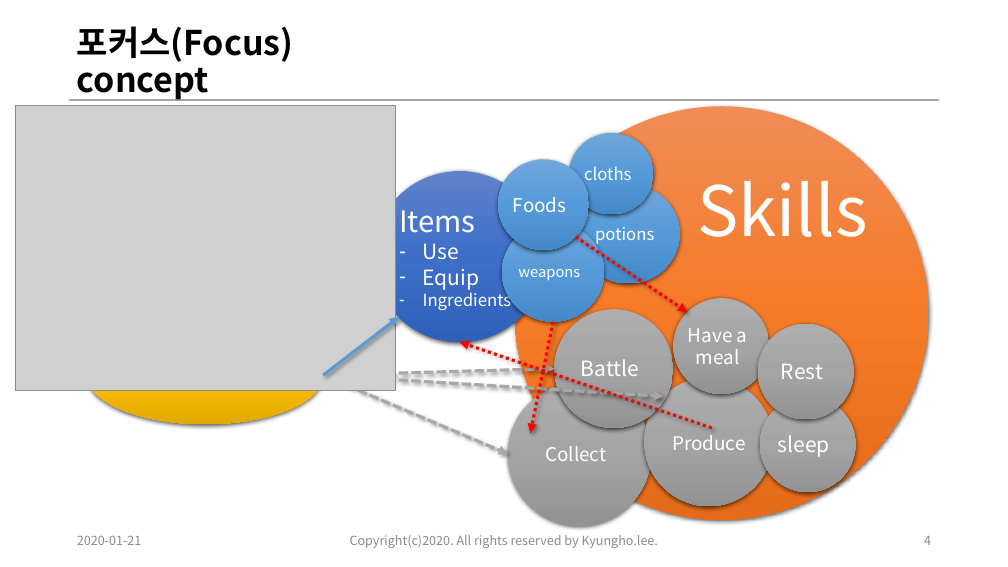
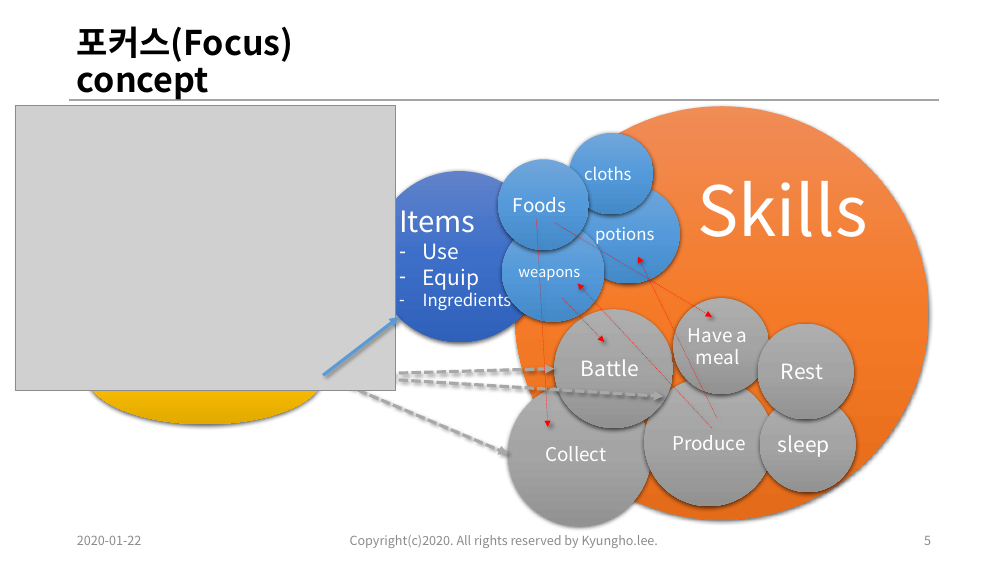
Before and after one commit to kyungho-lee/Multicampus_training, a slide deck: slide 5 of 02.시스템기획/04.skill/[실습_09]20200121_system_design_skill_review_이경호_ver0.1.pptx (slide 4 before the commit). Drawn at 1008x567 pixels with LibreOffice and Linux fonts; fonts in the diff are those of the drawing; grey boxes stand for pictures. Boxes give left, top, right and bottom in pixels: in the first picture for what was removed or moved away, otherwise in the second. Text is boxed around its words. In the diff, an @@ line names an element or a change of style, - is before the commit and + after.

```diff
--- a/02.시스템기획/04.skill/[실습_09]20200121_system_design_skill_review_이경호_ver0.1.pptx
+++ b/02.시스템기획/04.skill/[실습_09]20200121_system_design_skill_review_이경호_ver0.1.pptx
@@ arrow added from (537, 219) to (548, 427), #FF0000 0.25 pt dashed @@
@@ arrow moved from (575, 237) - (687, 312) to (554, 222) - (712, 317) @@
@@ arrow (554, 222) - (712, 317): stroke #FF0000 3 pt dashed to #FF0000 0.25 pt dashed @@
@@ arrow added from (717, 417) to (638, 256), #FF0000 0.25 pt dashed @@
@@ arrow moved from (554, 321) - (530, 433) to (563, 298) - (604, 342) @@
@@ arrow (563, 298) - (604, 342): stroke #FF0000 3 pt dashed to #FF0000 0.25 pt dashed @@
@@ arrow moved from (712, 428) - (460, 342) to (712, 428) - (578, 284) @@
@@ arrow (712, 428) - (578, 284): stroke #FF0000 3 pt dashed to #FF0000 0.25 pt dashed @@
@@ text at box(77, 536, 142, 545): text changed @@
-2020-01-21
+2020-01-22
@@ page number at box(924, 536, 931, 545): text changed @@
-4
+5
```
Also in this commit, not shown: 6 other slides changed, 2 slides added, 7 other files.
